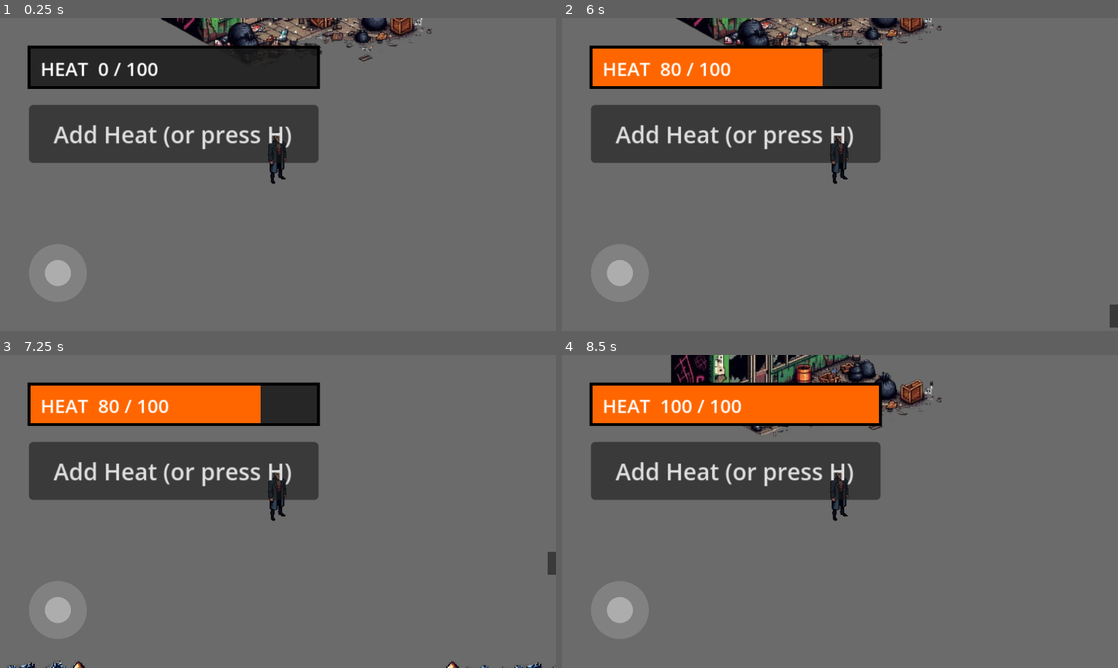
Above: before the commit, frames 1-4 (two rows, left to right).
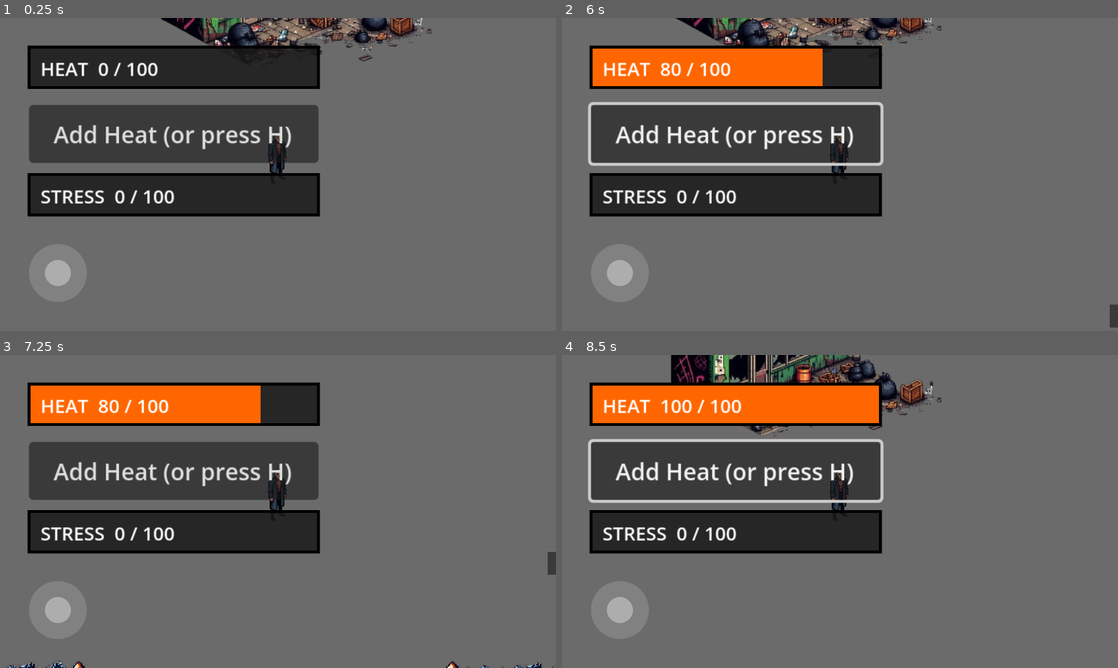
Above: after the commit, the same moments.

Repository: zowskyy/crxcibl3
Game: Godot game, scene res://scenes/TestRoom.tscn
Same seed, same stepped clock (60 frames per second), same inputs: the game is played once before the commit and once after it.
Inputs (mouse positions are in pixels of both pictures, inside the frame that each line leads up to):
- Up to frame 1 (0.25 s): no input
- Up to frame 2 (6 s): click "Add Heat (or press H)" at 0.5 s; tap Enter at 1.25, 4.25 s; drag from (617, 271) to (895, 105) at 1.27 s; drag from (728, 190) to (812, 237) at 2.02 s; tap Space at 2.75, 5.75 s; move the mouse to (895, 105) at 2.77 s; hold Right (ui_right) 2.78-3.5 s; tap H at 2.85, 4.35, 5.85 s; drag from (812, 237) to (673, 127) at 3.52 s; move the mouse to (1006, 221) at 4.27 s; hold Left (ui_left) 4.28-5 s; drag from (673, 127) to (756, 96) at 5.02 s; move the mouse to (867, 174) at 5.77 s; hold Down (ui_down) from 5.78 s (still down); click (867, 174) at 5.92 s
- Up to frame 3 (7.25 s): release Down (ui_down) at 6.5 s; drag from (194, 433) to (166, 527) at 6.52 s
- Up to frame 4 (8.5 s): tap Enter at 7.25 s; move the mouse to (962, 495) at 7.27 s; hold Up (ui_up) 7.28-8 s; tap H at 7.35 s; drag from (728, 527) to (812, 574) at 8.02 s

The runs differ from the first frame. In frame 1, 7.3% of the frame differs, in the area x 4-58%, y 49-64%; in frame 2, 8.6%, in the area x 4-58%, y 26-64%; in frame 3, 7.3%; in frame 4, 8.6%.

Commit message:
Slice 2.13: wire Stress.gd's combat hooks into actual combat
Stress.enter_combat()/exit_combat() now toggle based on Enemy.gd's
detection radius (threat nearby = in combat), not just the attack
instant, so the crew's nerves stay frayed for the whole chase. Guarded
to only fire on state transitions, not every frame. Also guarded
against the enemy dying while _in_combat is still true -- queue_free()
stops _physics_process forever, which would've left Stress stuck
thinking combat never ended.

Stress.on_hit_taken() fires when the enemy successfully lands an
attack. Stress.on_crew_member_downed() fires once (guarded against
repeat calls) when the player's health reaches 0 via Player.take_damage().

Stress.on_hit_dealt() and on_crew_member_ghosted() are NOT wired --
no player attack input exists yet (player can be hit but can't hit
back), and there's no permanent-death system, so these hooks have
nothing real to trigger them. Left unwired rather than faked.

TestRoom.gd now calls Stress.tick(delta) every frame -- nothing else
in the scene owned a per-frame tick, and tick() is what applies the
out-of-combat decay; without it Stress would climb but never come back
down.

Added StressMeter.gd (same idiom as HeatMeter.gd, purple instead of
orange) to the debug HUD so this is actually visible/verifiable at
runtime, not just wired blind.

Diff:
--- a/godot/scenes/Enemy.gd
+++ b/godot/scenes/Enemy.gd
@@ -17,6 +17,7 @@
 
 var _attack_timer := 0.0
 var _player: CharacterBody2D = null
+var _in_combat := false
 
 
 func _ready() -> void:
@@ -39,6 +40,20 @@
 	var to_player := _player.global_position - global_position
 	var distance := to_player.length()
 
+	# Combat state (Slice 2.13): Stress climbs while a threat is nearby and
+	# decays once it isn't -- tied to detection range rather than only the
+	# attack itself, so the crew's nerves stay frayed for the whole
+	# chase, not just the instant of a hit. Only toggled on transition,
+	# not every frame -- enter_combat()/exit_combat() are idempotent flag
+	# sets, but there's no reason to call them 60x/second.
+	var threat_nearby := distance <= DETECTION_RADIUS
+	if threat_nearby and not _in_combat:
+		_in_combat = true
+		Stress.enter_combat()
+	elif not threat_nearby and _in_combat:
+		_in_combat = false
+		Stress.exit_combat()
+
 	if distance <= ATTACK_RANGE:
 		velocity = Vector2.ZERO
 		_try_attack()
@@ -53,12 +68,20 @@
 func _try_attack() -> void:
 	if _attack_timer <= 0.0 and _player.has_method("take_damage"):
 		_player.take_damage(ATTACK_DAMAGE)
+		Stress.on_hit_taken()
 		_attack_timer = ATTACK_COOLDOWN
 
 
 func take_damage(amount: int) -> void:
 	health = maxi(0, health - amount)
 	if health <= 0:
+		# Dying stops _physics_process from ever running again, so it would
+		# never reach the exit_combat() transition above -- Stress would be
+		# stuck thinking combat is ongoing forever once this enemy is the
+		# only thing that was in range. Clear it explicitly here instead.
+		if _in_combat:
+			_in_combat = false
+			Stress.exit_combat()
 		queue_free()
 
 
--- a/godot/scenes/Player.gd
+++ b/godot/scenes/Player.gd
@@ -45,7 +45,14 @@
 
 
 func take_damage(amount: int) -> void:
+	var was_dead := is_dead()
 	health = maxi(0, health - amount)
+	# Guarded so this only fires once per knockout, not on every hit that
+	# happens to land while already at 0 -- Stress.on_crew_member_downed()
+	# is a one-shot stress spike (Slice 2.13), not a per-hit thing like
+	# on_hit_taken() is.
+	if is_dead() and not was_dead:
+		Stress.on_crew_member_downed()
 
 
 func is_dead() -> bool:
--- /dev/null
+++ b/godot/scenes/StressMeter.gd
@@ -0,0 +1,27 @@
+extends Control
+## Slice 2.13 -- debug meter for Stress, same idiom as HeatMeter.gd
+## (Slice 2.10). Without some visible readout there'd be no way to
+## actually confirm the Stress hooks wired into Enemy.gd/Player.gd/
+## TestRoom.gd are doing anything at runtime.
+
+const BAR_COLOR := Color(0.55, 0.25, 0.85)     # distinct from Heat's orange --
+const BG_COLOR := Color(0.1, 0.1, 0.1, 0.85)   # purple reads as "nerves", not heat
+const BORDER_COLOR := Color(0, 0, 0, 1)
+const TEXT_COLOR := Color(1, 1, 1, 1)
+
+
+func _process(_delta: float) -> void:
+	queue_redraw()
+
+
+func _draw() -> void:
+	draw_rect(Rect2(Vector2.ZERO, size), BG_COLOR)
+
+	var fill_ratio: float = clampf(Stress.stress / Stress.STRESS_MAX, 0.0, 1.0)
+	draw_rect(Rect2(Vector2.ZERO, Vector2(size.x * fill_ratio, size.y)), BAR_COLOR)
+
+	draw_rect(Rect2(Vector2.ZERO, size), BORDER_COLOR, false, 2.0)
+
+	var label := "STRESS  %d / %d" % [int(Stress.stress), int(Stress.STRESS_MAX)]
+	var font := ThemeDB.fallback_font
+	draw_string(font, Vector2(8, size.y - 8), label, HORIZONTAL_ALIGNMENT_LEFT, -1, 13, TEXT_COLOR)
--- a/godot/scenes/TestRoom.gd
+++ b/godot/scenes/TestRoom.gd
@@ -12,6 +12,13 @@
 	add_heat_button.pressed.connect(_on_add_heat_pressed)
 
 
+func _process(delta: float) -> void:
+	# Slice 2.13: nothing else in the scene owns a per-frame tick, and
+	# Stress.tick() is what applies its out-of-combat decay -- without
+	# this it would climb from Enemy.gd's hooks but never come back down.
+	Stress.tick(delta)
+
+
 func _unhandled_key_input(event: InputEvent) -> void:
 	if event is InputEventKey and event.pressed and event.keycode == KEY_H:
 		_on_add_heat_pressed()
--- a/godot/scenes/TestRoom.tscn
+++ b/godot/scenes/TestRoom.tscn
@@ -10,6 +10,7 @@
 [ext_resource type="Script" path="res://scenes/HeatMeter.gd" id="8"]
 [ext_resource type="Texture2D" path="res://assets/heroes/hero_enforcer_ghost.png" id="9"]
 [ext_resource type="Script" path="res://scenes/Enemy.gd" id="10"]
+[ext_resource type="Script" path="res://scenes/StressMeter.gd" id="11"]
 
 [sub_resource type="RectangleShape2D" id="RectangleShape2D_16sq"]
 size = Vector2(16, 16)
@@ -118,6 +119,13 @@
 offset_bottom = 100.0
 text = "Add Heat (or press H)"
 
+[node name="StressMeter" type="Control" parent="CanvasLayer"]
+offset_left = 20.0
+offset_top = 108.0
+offset_right = 220.0
+offset_bottom = 136.0
+script = ExtResource("11")
+
 [node name="VirtualJoystick" type="Control" parent="CanvasLayer"]
 anchor_left = 0.0
 anchor_top = 1.0
Not shown: 1 places in godot/scenes/TestRoom.tscn that only renumber resources
